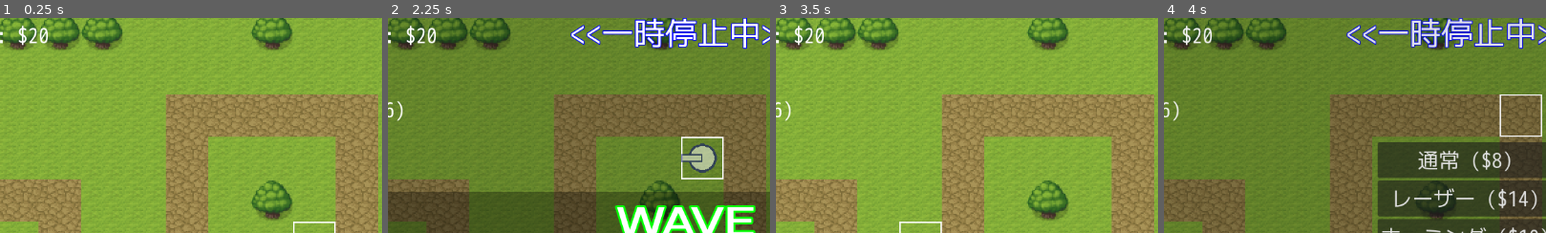
Above: before the commit, frames 1-4 (left to right).
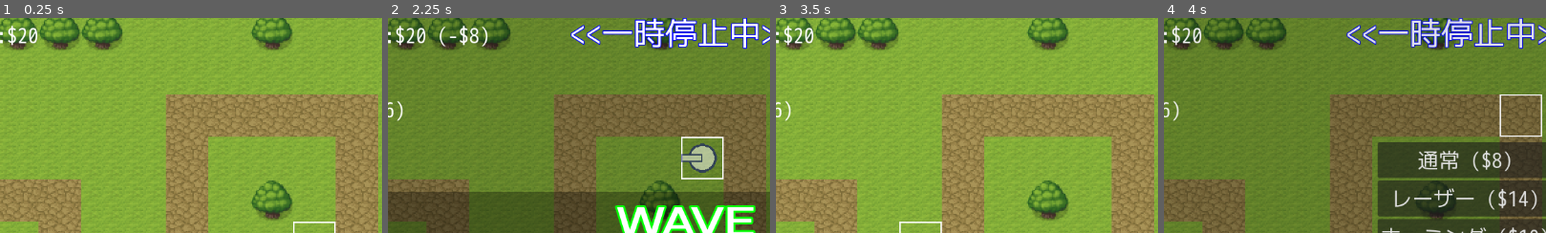
Above: after the commit, the same moments.

Repository: syun77/gd_towerdefense
Game: Godot game, scene res://Main.tscn
Two runs of this game, one before a commit and one after it. Both use one fixed random seed, a clock stepped at 60 frames per second and the inputs below.
Inputs (mouse positions are % of the whole screen's width and height, from its top left):
- Up to frame 1 (0.25 s): no input
- Up to frame 2 (2.25 s): click "開始" at 0.5 s; move the mouse to (72, 45) at 1.27 s; click (72, 45) at 1.35 s; right-click (72, 45) at 1.55 s; click "通常 ($8)" at 2 s
- Up to frame 3 (3.5 s): move the mouse to (30, 55) at 2.77 s; right-click (30, 55) at 2.85 s; click (30, 55) at 3.05 s
- Up to frame 4 (4 s): tap Enter at 3.5 s; move the mouse to (60, 28) at 3.52 s; click (60, 28) at 3.6 s; right-click (60, 28) at 3.8 s
The pictures show only the part of the screen within x 12-62%, y 2-52%; the shares and areas given below are measured in that part.

The runs differ from the first frame. In frame 1, 0.5% of the frame differs, in the area x 2-13%, y 3-13%; in frame 2, 0.9%, in the area x 2-26%, y 3-14%; in frame 3, 0.5%; in frame 4, 0.5%.

Commit message:
購入コストの表示を実装

Diff:
--- a/TowerDefense/Main.gd
+++ b/TowerDefense/Main.gd
@@ -84,6 +84,7 @@
 var _menu:MenuCommon
 var _spawn_mgr:EnemySpawnMgr
 var _buy_type = Game.eTower.NORMAL
+var _buy_cost = 0
 var _start_next_wave = false
 var _help = eHelp.NONE
 var _selected_tower:Tower
@@ -285,8 +286,8 @@
 		if t.get_type() == _buy_type:
 			num += 1 # 一致する種別のみ.
 
-	var cost = Game.tower_cost(num, _buy_type)
-	if Common.money < cost or Input.is_action_just_pressed("right-click"):
+	_buy_cost = Game.tower_cost(num, _buy_type)
+	if Common.money < _buy_cost or Input.is_action_just_pressed("right-click"):
 		# お金足りない or キャンセル.
 		_cancel_build()
 	elif Input.is_action_just_pressed("click"):
@@ -294,7 +295,7 @@
 			print("ここには建設できない")
 		else:
 			# ビルド実行.
-			_exec_build(cost)
+			_exec_build(_buy_cost)
 
 ## ビルド実行.
 func _exec_build(cost:int) -> void:
@@ -408,7 +409,9 @@
 	_update_help(delta)
 
 	# 所持金の更新.
-	_ui_money.text = "所持金: $%d"%Common.money
+	_ui_money.text = "所持金:$%d"%Common.money
+	if _mode == eMode.BUILD:
+		_ui_money.text += " (-$%d)"%_buy_cost
 
 	# ウェーブ数の更新.
 	_ui_wave.text = "Wave:%d"%Common.wave
--- a/TowerDefense/src/Tower.gd
+++ b/TowerDefense/src/Tower.gd
@@ -82,9 +82,9 @@
 ## 更新.
 func _process(_delta: float) -> void:
 	# ヘルプの更新.
-	_helo_label.text = "POWER: LV%d (dmg:%d)"%[power_lv, get_power()]
-	_helo_label.text += "\nRANGE: LV%d (%3.0f)"%[range_lv, get_range()/8.0]
-	_helo_label.text += "\nFIRERATE: LV%d (%3.1fsec)"%[firerate_lv, get_firerate()]
+	_helo_label.text = "POWER: Lv%d (dmg:%d)"%[power_lv, get_power()]
+	_helo_label.text += "\nRANGE: Lv%d (%1.0f)"%[range_lv, get_range()/8.0]
+	_helo_label.text += "\nFIRERATE: Lv%d (%1.1fsec)"%[firerate_lv, get_firerate()]
 
 	# 描画.
 	queue_redraw()
